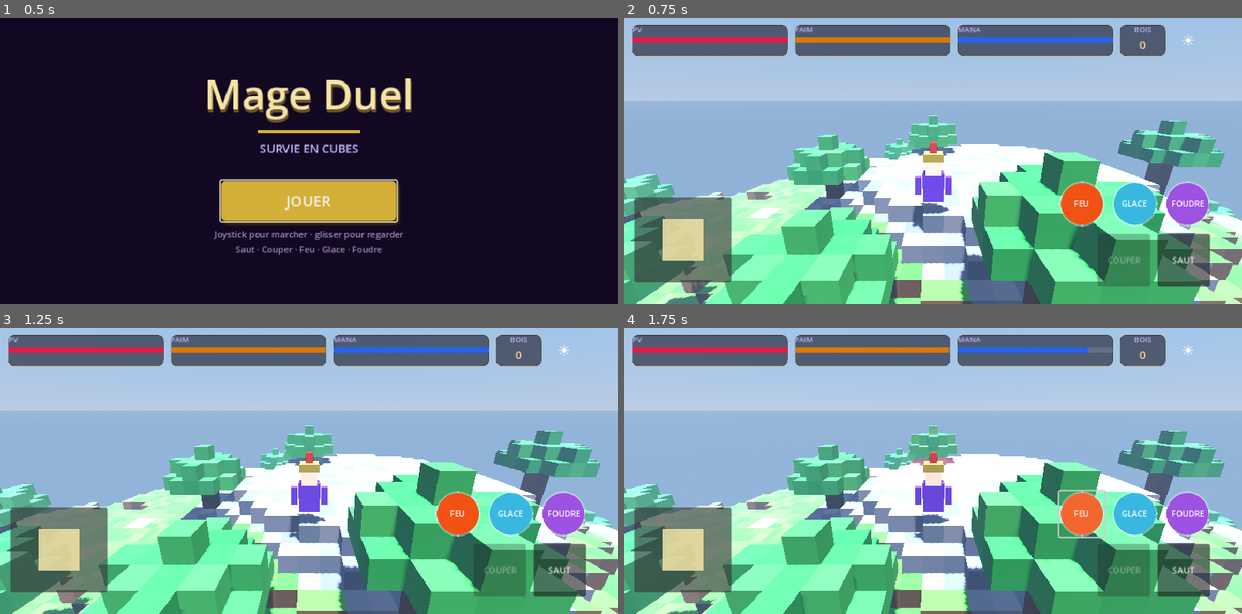
Above: before the commit, frames 1-4 (two rows, left to right).
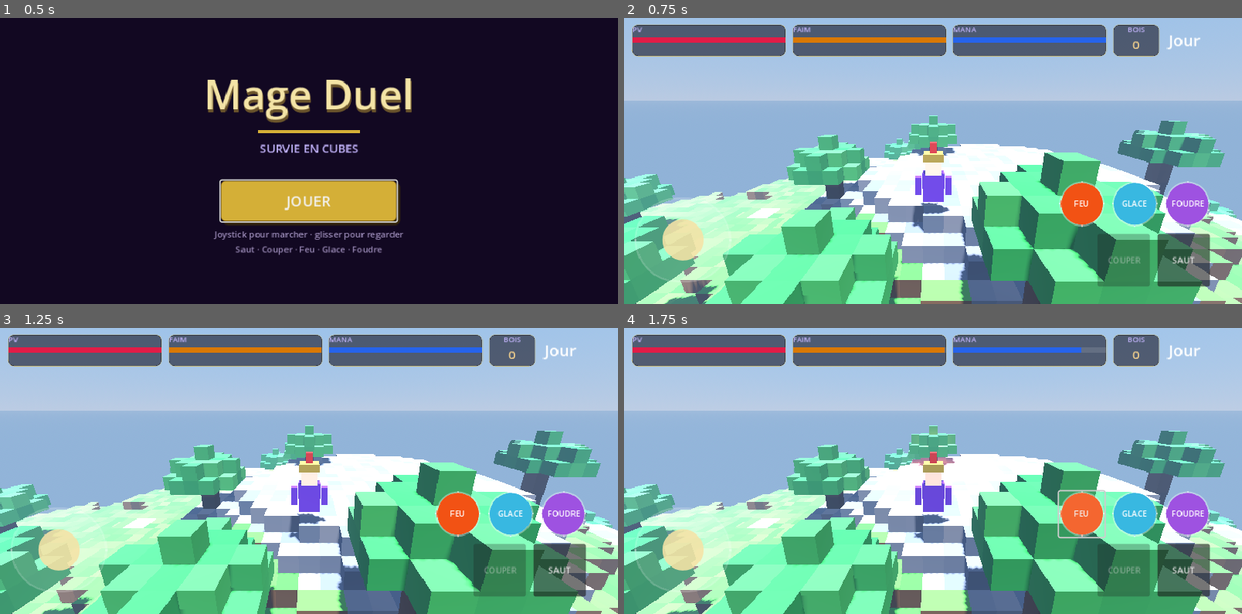
Above: after the commit, the same moments.

Repository: jprivard-baam/mage-duel
Game: Godot game, scene res://scenes/home.tscn
The game is run twice, just before and just after one commit, with the same random seed, the same clock (stepped at 60 frames per second) and the same inputs.
Inputs:
- Up to frame 1 (0.5 s): no input
- Up to frame 2 (0.75 s): click "JOUER" at 0.5 s
- Up to frame 3 (1.25 s): no input
- Up to frame 4 (1.75 s): click "FEU" at 1.25 s

Frame 1 is identical in both runs. In frame 2, 4.9% of the frame differs, in the area x 1-94%, y 2-93%; in frame 3, 4.9%; in frame 4, 5.0%.

Commit message:
HUD: Jour/Nuit lisible et joystick circulaire pour le tactile iPhone.
Co-authored-by: jprivard <jprivard-baam@users.noreply.github.com>

Diff:
--- a/scenes/world.tscn
+++ b/scenes/world.tscn
@@ -215,10 +215,10 @@
 horizontal_alignment = 1
 
 [node name="Clock" type="Label" parent="UI/Hud"]
-custom_minimum_size = Vector2(44, 44)
+custom_minimum_size = Vector2(52, 44)
 layout_mode = 2
 theme_override_font_sizes/font_size = 22
-text = "☀"
+text = "Jour"
 horizontal_alignment = 1
 vertical_alignment = 1
 
--- a/scripts/play_ui.gd
+++ b/scripts/play_ui.gd
@@ -36,6 +36,7 @@
 	_style_spell(btn_feu, Color(0.95, 0.32, 0.08))
 	_style_spell(btn_glace, Color(0.22, 0.72, 0.88))
 	_style_spell(btn_foudre, Color(0.62, 0.32, 0.88))
+	_style_joystick()
 	_apply_safe_area()
 	_refresh()
 	call_deferred("_set_knob", Vector2.ZERO)
@@ -53,6 +54,28 @@
 	btn.add_theme_stylebox_override("hover", hover)
 	btn.add_theme_stylebox_override("pressed", hover)
 	btn.add_theme_color_override("font_color", Color.WHITE)
+
+
+func _style_joystick() -> void:
+	var base := StyleBoxFlat.new()
+	base.bg_color = Color(1, 1, 1, 0.10)
+	base.set_corner_radius_all(80)
+	base.set_border_width_all(2)
+	base.border_color = Color(1, 1, 1, 0.22)
+	joystick.add_theme_stylebox_override("panel", base)
+	if joystick.has_node("Base"):
+		joystick.get_node("Base").visible = false
+	if knob is ColorRect:
+		(knob as ColorRect).color = Color(0.96, 0.89, 0.65, 0.0)
+	var knob_panel := Panel.new()
+	knob_panel.name = "KnobVisual"
+	knob_panel.set_anchors_preset(Control.PRESET_FULL_RECT)
+	knob_panel.mouse_filter = Control.MOUSE_FILTER_IGNORE
+	var ks := StyleBoxFlat.new()
+	ks.bg_color = Color(0.96, 0.89, 0.65, 0.88)
+	ks.set_corner_radius_all(40)
+	knob_panel.add_theme_stylebox_override("panel", ks)
+	knob.add_child(knob_panel)
 
 
 func _apply_safe_area() -> void:
@@ -102,7 +125,7 @@
 
 
 func _refresh_clock() -> void:
-	clock.text = "☾" if Game.is_night else "☀"
+	clock.text = "Nuit" if Game.is_night else "Jour"
 
 
 func _on_died() -> void:
Not shown, changed: docs/index.html
Not shown, changed: docs/index.pck
Not shown, changed: docs/index.service.worker.js
